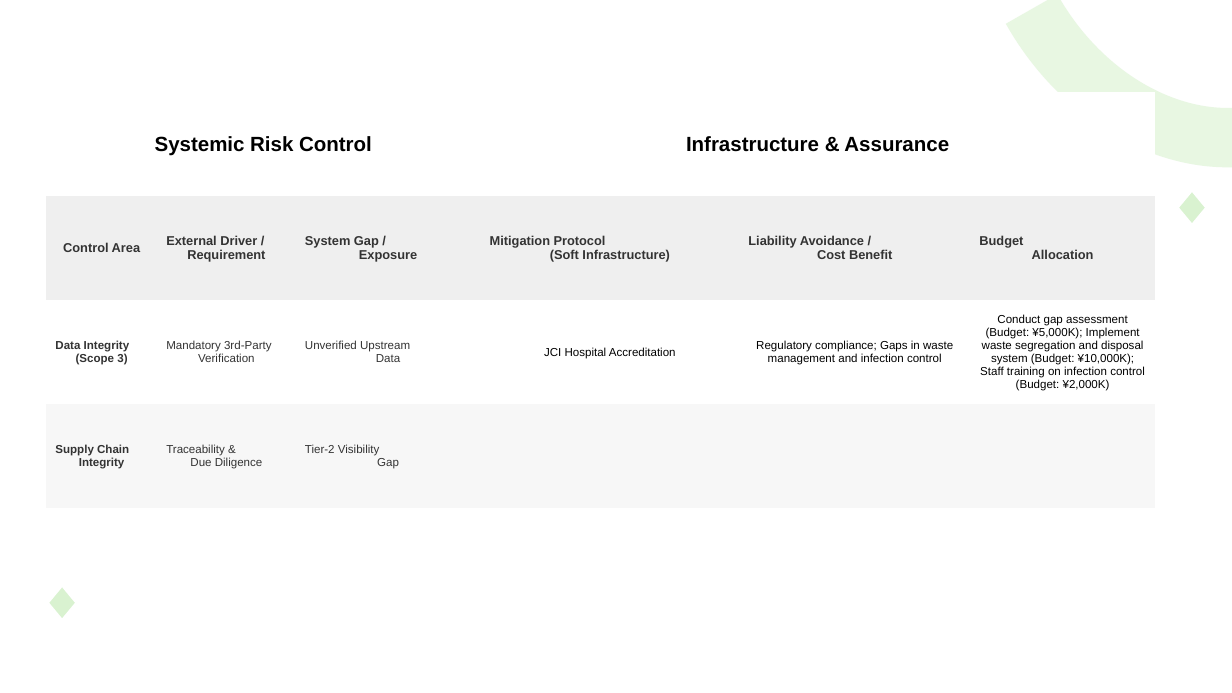
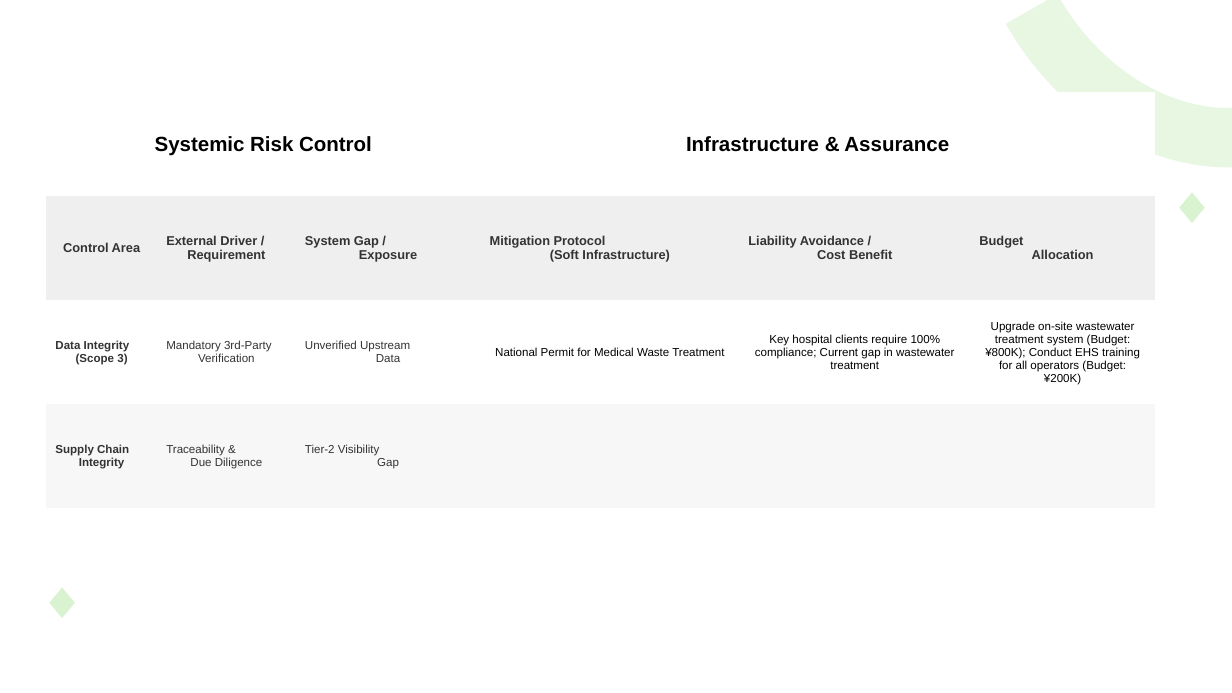
Before and after one commit to jackman993/sustainability-rep, a slide deck: slide 6 of shared/engine/tcfd/output/TCFD_table.pptx. Drawn at 1232x693 pixels with LibreOffice and Linux fonts; fonts in the diff are those of the drawing. Boxes give left, top, right and bottom in pixels: in the first picture for what was removed or moved away, otherwise in the second. Text is boxed around its words. In the diff, an @@ line names an element or a change of style, - is before the commit and + after.

```diff
--- a/shared/engine/tcfd/output/TCFD_table.pptx
+++ b/shared/engine/tcfd/output/TCFD_table.pptx
@@ table at (46,92,1155,508) @@
-row 3: Data Integrity (Scope 3) | Mandatory 3rd-Party Verification | Unverified Upstream Data | JCI Hospital Accreditation | Regulatory compliance; Gaps in waste management and infection control | Conduct gap assessment (Budget: ¥5,000K); Implement waste segregation and disposal system (Budget: ¥10,000K); Staff training on infection control (Budget: ¥2,000K)
+row 3: Data Integrity (Scope 3) | Mandatory 3rd-Party Verification | Unverified Upstream Data | National Permit for Medical Waste Treatment | Key hospital clients require 100% compliance; Current gap in wastewater treatment | Upgrade on-site wastewater treatment system (Budget: ¥800K); Conduct EHS training for all operators (Budget: ¥200K)
```
Also in this commit, not shown: 6 other slides changed, 23 other files.
